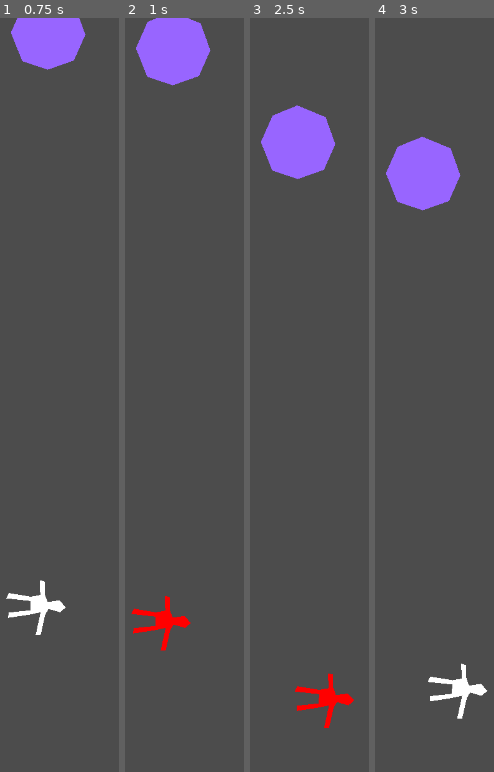
Above: before the commit, frames 1-4 (left to right).
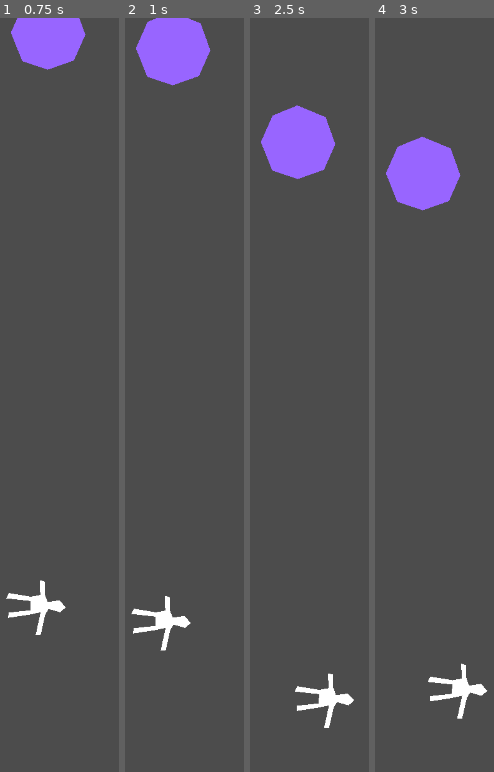
Above: after the commit, the same moments.

Repository: algch/ladrillos
Game: Godot game, scene res://main.tscn
Two runs of this game, one before a commit and one after it. Both use one fixed random seed, a clock stepped at 60 frames per second and the inputs below.
Inputs (mouse positions are in pixels of both pictures, inside the frame that each line leads up to):
- Up to frame 1 (0.75 s): move the mouse to (outside the picture) at 0.52 s; press the mouse at (outside the picture) at 0.53 s
- Up to frame 2 (1 s): no input
- Up to frame 3 (2.5 s): move the mouse to (outside the picture) at 1.27 s; release the mouse at (outside the picture) at 1.28 s; click (outside the picture) at 1.35 s; move the mouse to (322, 244) at 2.02 s; press the mouse at (322, 244) at 2.03 s
- Up to frame 4 (3 s): move the mouse to (380, 575) at 2.77 s; release the mouse at (380, 575) at 2.78 s; click (380, 575) at 2.85 s

Frame 1 is identical in both runs. In frame 2, 1.0% of the frame differs, in the area x 5-56%, y 76-84%; in frame 3, 1.0%; in frame 4, nothing differs.

Commit message:
improve controls

Diff:
--- a/player.gd
+++ b/player.gd
@@ -5,7 +5,6 @@
 signal player_shooted
 
 var can_shoot = true
-var can_attack = false
 var aim_start = null
 var is_aiming = false
 var can_deal_damage = false
@@ -32,25 +31,22 @@
 		$polygon.color = Color(1, 1, 1)
 
 	if event.is_action_released("shoot"):
+		# attack state
+		is_aiming = false
+		can_deal_damage = true
+		can_shoot = true
+		dir = (aim_start - get_global_mouse_position()).normalized()
+		var numerator = ($attackTimer.wait_time - $attackTimer.time_left)
+		print("numerator ", numerator)
+		var proportion = numerator / $attackTimer.wait_time
+		print("wait time ", $attackTimer.wait_time)
+		print("time left ", $attackTimer.time_left)
+		dir_speed = proportion * max_dir_speed
+		print("proportion ", proportion)
+		print("dir speed ", dir_speed)
+		$speedDecreaseTimer.start()
+		$polygon.color = Color(1, 1, 1)
 		$attackTimer.stop()
-		if can_attack:
-			# attack state
-			is_aiming = false
-			can_attack = false
-			can_deal_damage = true
-			can_shoot = true
-			dir = (aim_start - get_global_mouse_position()).normalized()
-			dir_speed = max_dir_speed
-			$speedDecreaseTimer.start()
-		else:
-			# idle state
-			dir = Vector2()
-			$attackTimer.stop()
-			can_deal_damage = false
-			can_shoot = true
-			can_deal_damage = false
-			is_aiming = false
-			$polygon.color = Color(1, 1, 1)
 
 func _process(delta):
 	update()
@@ -75,8 +71,7 @@
 			collision.collider.handle_collision(-dir, dir_speed)
 
 		if collision.collider.has_method("deal_damage") and can_deal_damage:
-			# refreshing state
-			$polygon.color = Color(0, 0, 1)
+			# refreshing state ?
 			var destroyed = collision.collider.deal_damage()
 			if destroyed:
 				dir = prev_dir
@@ -88,9 +83,10 @@
 	if dir_speed > 0:
 		$speedDecreaseTimer.start()
 	else:
+		dir = Vector2()
 		can_deal_damage = false
 		$polygon.color = Color(1, 1, 1)
 
 func _on_attackTimer_timeout():
-	can_attack = true
 	$polygon.color = Color(1, 0, 0)
+	$attackTimer.stop()
--- a/player.tscn
+++ b/player.tscn
@@ -19,6 +19,6 @@
 wait_time = 0.25
 
 [node name="attackTimer" type="Timer" parent="."]
-wait_time = 0.25
+wait_time = 0.5
 [connection signal="timeout" from="speedDecreaseTimer" to="." method="_on_speedDecreaseTimer_timeout"]
 [connection signal="timeout" from="attackTimer" to="." method="_on_attackTimer_timeout"]
